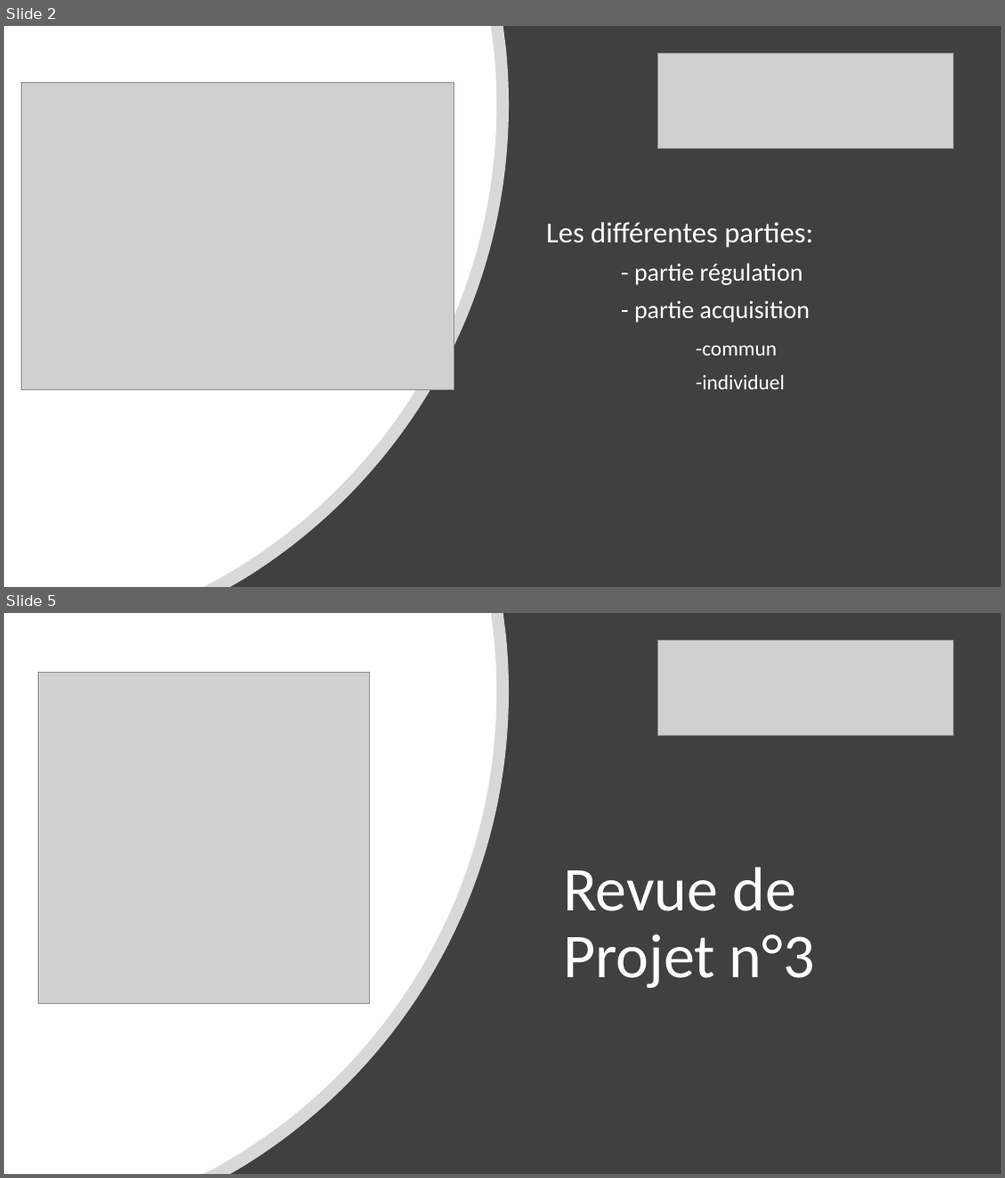
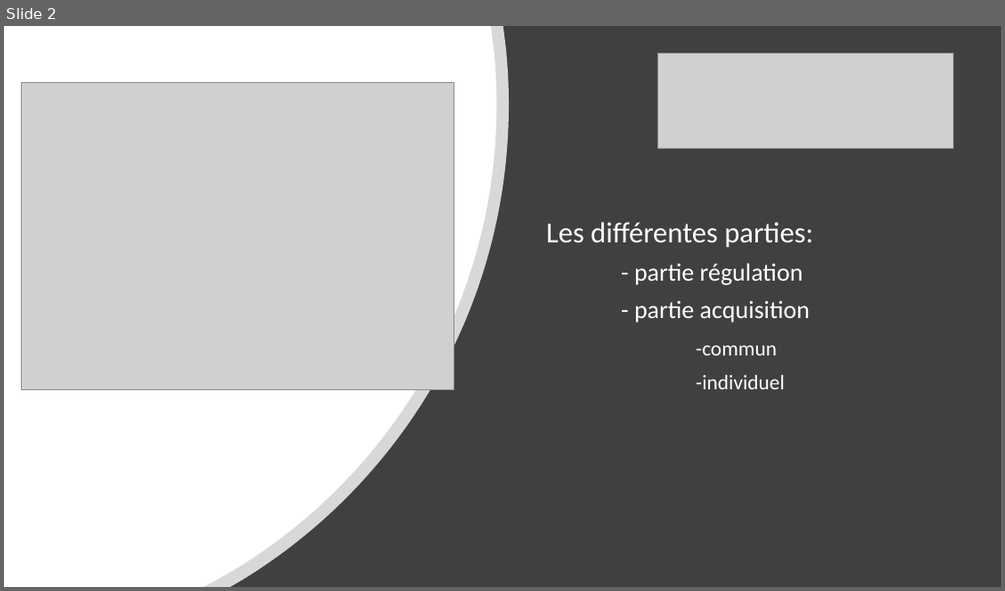
Before and after one commit to lucasminaud/projet_sfl5_serre_automatique, a slide deck: Partie personnelle Lucas MINAUD/revue/revue 3.pptx. Shown one above the other, each under a label of ours: slides 2 and 5 before the commit, slide 2 after it; the slides between them are not shown. The pictures are 1005x1178 and 1005x591 pixels, drawn with LibreOffice and Linux fonts; fonts in the diff are those of the drawing; grey boxes stand for pictures. Boxes give left, top, right and bottom in pixels: in the first picture for what was removed or moved away, otherwise in the second. Text is boxed around its words. In the diff, an @@ line names an element or a change of style, - is before the commit and + after.

```diff
--- a/Partie personnelle Lucas MINAUD/revue/revue 3.pptx
+++ b/Partie personnelle Lucas MINAUD/revue/revue 3.pptx
@@ slide 5 removed at [4,613,1001,1174], background #FFFFFF @@
@@ rectangle removed at [4,613,1001,1174] @@
@@ freeform shape removed at [4,613,509,1174] @@
@@ freeform shape removed at [4,613,497,1174] @@
@@ picture removed at [657,640,953,735] @@
@@ picture removed at [39,672,370,1004] @@
@@ title removed at [563,867,815,988] @@
-Revue de Projet n°3
```
Also in this commit, not shown: 2 slides changed, 1 slide added, 7 other files.
